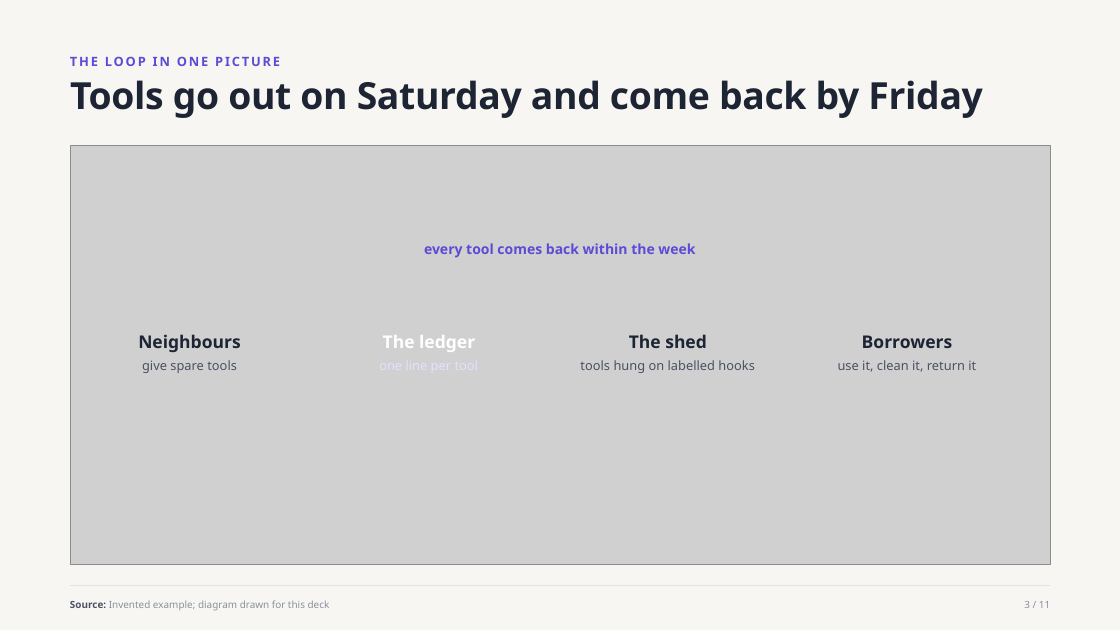
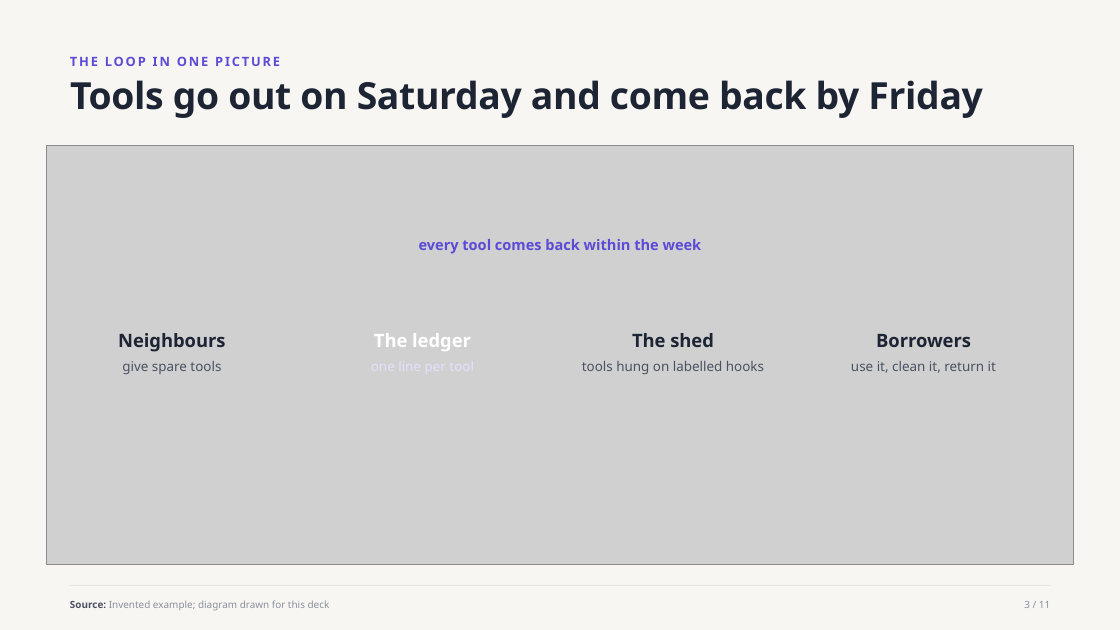
Before and after one commit to witt3rd/publishing, a slide deck: slide 3 of docs/samples/house-style-explainer-v1.pptx. Drawn at 1120x630 pixels with LibreOffice and Linux fonts; fonts in the diff are those of the drawing; grey boxes stand for pictures. Boxes give left, top, right and bottom in pixels: in the first picture for what was removed or moved away, otherwise in the second. Text is boxed around its words. In the diff, an @@ line names an element or a change of style, - is before the commit and + after.

```diff
--- a/docs/samples/house-style-explainer-v1.pptx
+++ b/docs/samples/house-style-explainer-v1.pptx
@@ picture: place and size @@
-picture at [70,146,1050,565]
+picture at [47,146,1074,565]
@@ text "every tool comes back within ..." at [419,239,702,254]: size 12 to 12.5 pt; line spacing 16.5pt to 17pt @@
@@ text "Neighbours": place and size @@
-text "Neighbours" at [138,334,240,352]
+text "Neighbours" at [118,333,225,352]
@@ text "The ledger": place and size @@
-text "The ledger" at [383,335,475,352]
+text "The ledger" at [374,333,471,351]
@@ size 15 to 15.8 pt; line spacing 20.5pt to 21.5pt in 4 elements at [632,333,714,347], [374,333,471,351], [118,333,225,352], [876,334,971,347] @@
@@ text "Borrowers": place and size @@
-text "Borrowers" at [862,335,953,348]
+text "Borrowers" at [876,334,971,347]
@@ size 11 to 11.5 pt; line spacing 15pt to 16pt in 3 elements at [582,361,764,374], [851,361,996,373], [122,361,221,374] @@
@@ text "give spare tools": place and size @@
-text "give spare tools" at [142,360,237,373]
+text "give spare tools" at [122,361,221,374]
@@ text "use it, clean it, return ...": place and size @@
-text "use it, clean it, return ..." at [838,360,976,372]
+text "use it, clean it, return ..." at [851,361,996,373]
```
Also in this commit, not shown: 16 other files.
